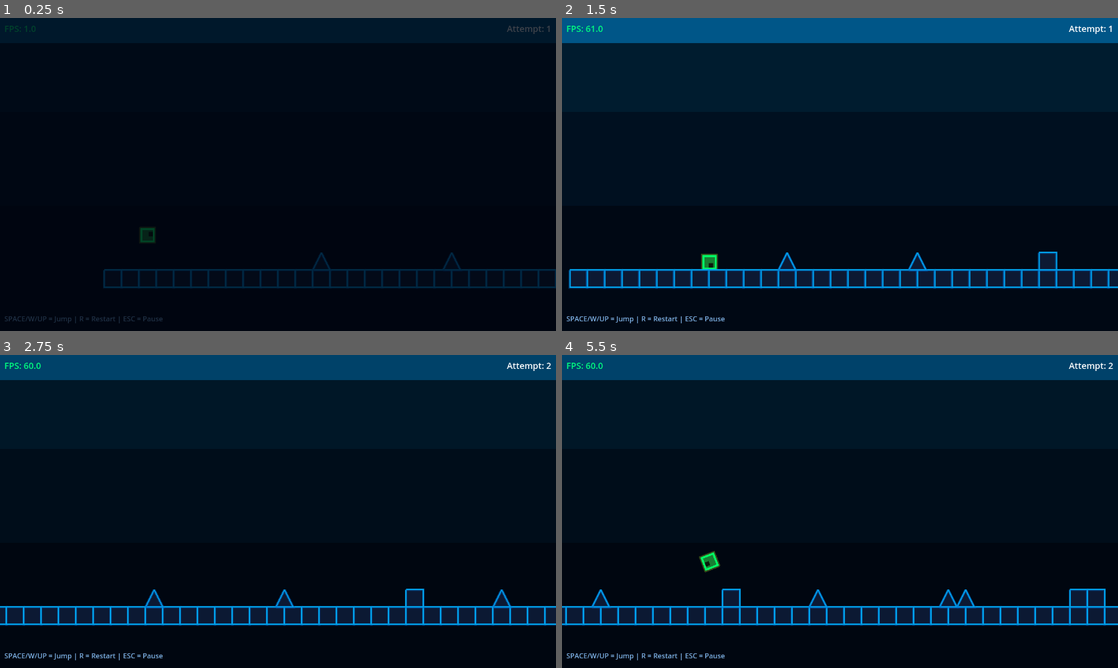
Above: before the commit, frames 1-4 (two rows, left to right).
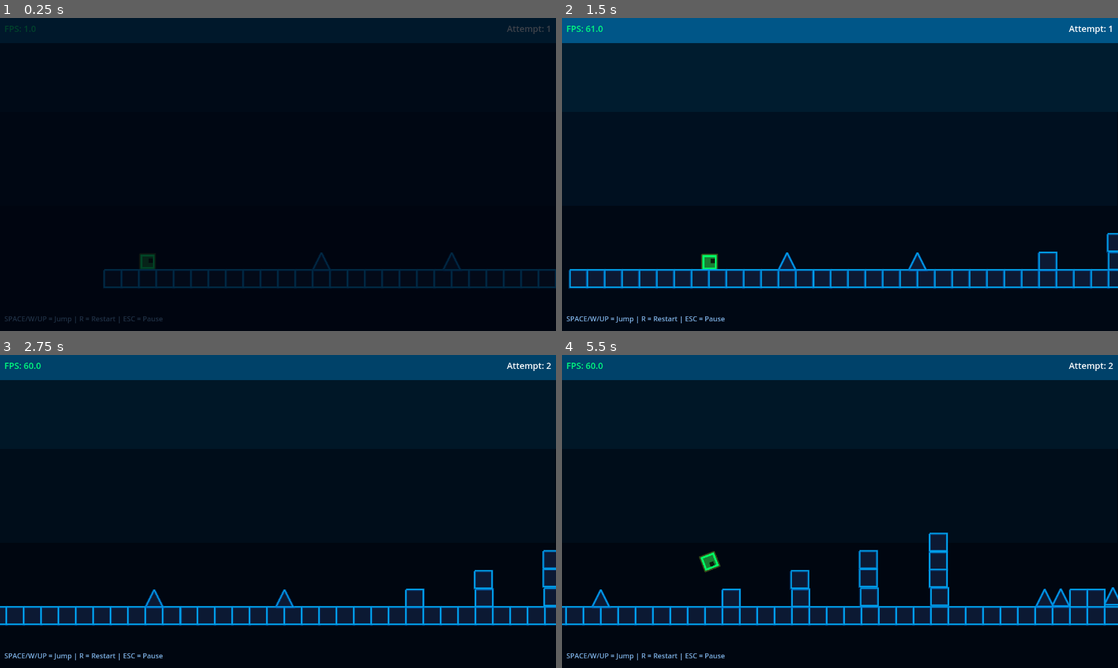
Above: after the commit, the same moments.

Repository: alxmrcktr/Geometry-Dash
Game: Godot game, scene res://scenes/main.tscn
Same seed, same stepped clock (60 frames per second), same inputs: the game is played once before the commit and once after it.
Inputs:
- Up to frame 1 (0.25 s): no input
- Up to frame 2 (1.5 s): click "Level 1 The Beginning ▶ PLAY" at 0.5 s
- Up to frame 3 (2.75 s): tap Space (jump) at 1.52, 2.27 s
- Up to frame 4 (5.5 s): tap Enter at 2.75 s; tap Space (jump) at 3.77, 4.52, 5.27 s

The runs differ from the first frame. In frame 1, 0.2% of the frame differs, in the area x 25-28%, y 67-81%; in frame 2, 0.3%; in frame 3, 1.0%; in frame 4, 2.6%, in the area x 25-100%, y 56-81%.

Commit message:
Update map

Diff:
--- a/game/scenes/main.tscn
+++ b/game/scenes/main.tscn
@@ -26,6 +26,8 @@
 anchors_preset = -1
 anchor_right = 1.0
 anchor_bottom = 0.6
+offset_left = -2.0
+offset_right = -2.0
 color = Color(0, 0.04, 0.1, 1)
 
 [node name="BGGradient3" type="ColorRect" parent="BackgroundLayer"]
@@ -41,7 +43,7 @@
 color = Color(0, 0.2, 0.4, 1)
 
 [node name="Player" parent="." instance=ExtResource("1_player")]
-position = Vector2(100, 500)
+position = Vector2(100, 561)
 
 [node name="Camera2D" type="Camera2D" parent="."]
 position = Vector2(640, 360)
@@ -124,7 +126,7 @@
 position = Vector2(540, 600)
 
 [node name="G15" parent="Ground" instance=ExtResource("3_ground")]
-position = Vector2(580, 600)
+position = Vector2(581, 600)
 
 [node name="G16" parent="Ground" instance=ExtResource("3_ground")]
 position = Vector2(620, 600)
@@ -259,16 +261,16 @@
 position = Vector2(2340, 600)
 
 [node name="G60" parent="Ground" instance=ExtResource("3_ground")]
-position = Vector2(2380, 600)
+position = Vector2(2384, 642)
 
 [node name="G61" parent="Ground" instance=ExtResource("3_ground")]
-position = Vector2(2420, 600)
+position = Vector2(2426, 644)
 
 [node name="G62" parent="Ground" instance=ExtResource("3_ground")]
-position = Vector2(2460, 600)
+position = Vector2(2467, 642)
 
 [node name="G63" parent="Ground" instance=ExtResource("3_ground")]
-position = Vector2(2500, 600)
+position = Vector2(2509, 641)
 
 [node name="G64" parent="Ground" instance=ExtResource("3_ground")]
 position = Vector2(2540, 600)
@@ -981,11 +983,29 @@
 [node name="G300" parent="Ground" instance=ExtResource("3_ground")]
 position = Vector2(11980, 600)
 
+[node name="G301" parent="Ground" instance=ExtResource("3_ground")]
+position = Vector2(2897, 556)
+
+[node name="G302" parent="Ground" instance=ExtResource("3_ground")]
+position = Vector2(2980, 600)
+
+[node name="G303" parent="Ground" instance=ExtResource("3_ground")]
+position = Vector2(2980, 600)
+
+[node name="G304" parent="Ground" instance=ExtResource("3_ground")]
+position = Vector2(3084, 493)
+
+[node name="G305" parent="Ground" instance=ExtResource("3_ground")]
+position = Vector2(3087, 449)
+
 [node name="Obstacles" type="Node2D" parent="."]
 
 [node name="S1" parent="Obstacles" instance=ExtResource("2_spike")]
 position = Vector2(500, 560)
 
+[node name="B2" parent="Obstacles" instance=ExtResource("3_ground")]
+position = Vector2(1260, 559)
+
 [node name="S2" parent="Obstacles" instance=ExtResource("2_spike")]
 position = Vector2(800, 560)
 
@@ -993,13 +1013,13 @@
 position = Vector2(1100, 560)
 
 [node name="S3" parent="Obstacles" instance=ExtResource("2_spike")]
-position = Vector2(1300, 560)
+position = Vector2(1979, 555)
 
 [node name="DS1a" parent="Obstacles" instance=ExtResource("2_spike")]
-position = Vector2(1600, 560)
+position = Vector2(1859, 558)
 
 [node name="DS1b" parent="Obstacles" instance=ExtResource("2_spike")]
-position = Vector2(1640, 560)
+position = Vector2(1822, 559)
 
 [node name="B2a" parent="Obstacles" instance=ExtResource("3_ground")]
 position = Vector2(1900, 560)
@@ -1008,22 +1028,24 @@
 position = Vector2(1940, 560)
 
 [node name="S4" parent="Obstacles" instance=ExtResource("2_spike")]
-position = Vector2(2200, 560)
+position = Vector2(2022, 558)
 
 [node name="Float1a" parent="Obstacles" instance=ExtResource("3_ground")]
-position = Vector2(2600, 520)
+position = Vector2(2184, 475)
 
 [node name="Float1b" parent="Obstacles" instance=ExtResource("3_ground")]
-position = Vector2(2640, 520)
+position = Vector2(2228, 475)
 
 [node name="Float1c" parent="Obstacles" instance=ExtResource("3_ground")]
-position = Vector2(2680, 520)
+position = Vector2(2271, 476)
 
 [node name="S5" parent="Obstacles" instance=ExtResource("2_spike")]
-position = Vector2(2900, 560)
+position = Vector2(3040, 454)
+rotation = -1.5707964
 
 [node name="S6" parent="Obstacles" instance=ExtResource("2_spike")]
-position = Vector2(3200, 560)
+position = Vector2(3038, 496)
+rotation = -1.5707964
 
 [node name="Stair1" parent="Obstacles" instance=ExtResource("3_ground")]
 position = Vector2(3600, 560)
@@ -1065,16 +1087,17 @@
 position = Vector2(4824, 480)
 
 [node name="S10" parent="Obstacles" instance=ExtResource("2_spike")]
-position = Vector2(5300, 560)
+position = Vector2(5459, 423)
+rotation = 3.1415927
 
 [node name="TS1a" parent="Obstacles" instance=ExtResource("2_spike")]
-position = Vector2(5600, 560)
+position = Vector2(5653, 559)
 
 [node name="TS1b" parent="Obstacles" instance=ExtResource("2_spike")]
-position = Vector2(5640, 560)
+position = Vector2(5697, 557)
 
 [node name="B3" parent="Obstacles" instance=ExtResource("3_ground")]
-position = Vector2(5900, 560)
+position = Vector2(6059, 558)
 
 [node name="TS2a" parent="Obstacles" instance=ExtResource("2_spike")]
 position = Vector2(6100, 560)
@@ -1089,10 +1112,10 @@
 position = Vector2(6600, 560)
 
 [node name="Tower1b" parent="Obstacles" instance=ExtResource("3_ground")]
-position = Vector2(6609, 930)
+position = Vector2(1258, 517)
 
 [node name="Tower1c" parent="Obstacles" instance=ExtResource("3_ground")]
-position = Vector2(6601, 966)
+position = Vector2(1418, 557)
 
 [node name="Float5a" parent="Obstacles" instance=ExtResource("3_ground")]
 position = Vector2(6785, 461)
@@ -1104,10 +1127,11 @@
 position = Vector2(6872, 459)
 
 [node name="S12" parent="Obstacles" instance=ExtResource("2_spike")]
-position = Vector2(6742, 880)
+position = Vector2(2155, 1417)
 
 [node name="S13" parent="Obstacles" instance=ExtResource("2_spike")]
-position = Vector2(7200, 560)
+position = Vector2(7696, 393)
+rotation = 3.1415927
 
 [node name="Hop1a" parent="Obstacles" instance=ExtResource("3_ground")]
 position = Vector2(7500, 560)
@@ -1119,19 +1143,16 @@
 position = Vector2(7700, 520)
 
 [node name="Hop2b" parent="Obstacles" instance=ExtResource("3_ground")]
-position = Vector2(7740, 520)
+position = Vector2(7742, 520)
 
 [node name="Hop3a" parent="Obstacles" instance=ExtResource("3_ground")]
-position = Vector2(7900, 560)
+position = Vector2(7894, 560)
 
 [node name="Hop3b" parent="Obstacles" instance=ExtResource("3_ground")]
-position = Vector2(7940, 560)
-
-[node name="S14" parent="Obstacles" instance=ExtResource("2_spike")]
-position = Vector2(8200, 560)
+position = Vector2(8022, 556)
 
 [node name="S15" parent="Obstacles" instance=ExtResource("2_spike")]
-position = Vector2(8400, 560)
+position = Vector2(8372, 554)
 
 [node name="DS2a" parent="Obstacles" instance=ExtResource("2_spike")]
 position = Vector2(8600, 560)
@@ -1145,11 +1166,8 @@
 [node name="B4b" parent="Obstacles" instance=ExtResource("3_ground")]
 position = Vector2(8940, 560)
 
-[node name="B4c" parent="Obstacles" instance=ExtResource("3_ground")]
-position = Vector2(8983, 520)
-
 [node name="S16" parent="Obstacles" instance=ExtResource("2_spike")]
-position = Vector2(9200, 560)
+position = Vector2(9396, 560)
 
 [node name="Float6a" parent="Obstacles" instance=ExtResource("3_ground")]
 position = Vector2(9400, 520)
@@ -1198,13 +1216,222 @@
 
 [node name="S23" parent="Obstacles" instance=ExtResource("2_spike")]
 position = Vector2(11800, 560)
+
+[node name="B4" parent="Obstacles" instance=ExtResource("3_ground")]
+position = Vector2(1577, 431)
+
+[node name="B7" parent="Obstacles" instance=ExtResource("3_ground")]
+position = Vector2(1577, 474)
+
+[node name="B8" parent="Obstacles" instance=ExtResource("3_ground")]
+position = Vector2(1453, 1303)
+
+[node name="B9" parent="Obstacles" instance=ExtResource("3_ground")]
+position = Vector2(1540, 1319)
+
+[node name="B10" parent="Obstacles" instance=ExtResource("3_ground")]
+position = Vector2(1416, 471)
+
+[node name="B11" parent="Obstacles" instance=ExtResource("3_ground")]
+position = Vector2(1416, 513)
+
+[node name="B12" parent="Obstacles" instance=ExtResource("3_ground")]
+position = Vector2(1100, 560)
+
+[node name="Float1c2" parent="Obstacles" instance=ExtResource("3_ground")]
+position = Vector2(2271, 476)
+
+[node name="Float1c3" parent="Obstacles" instance=ExtResource("3_ground")]
+position = Vector2(2271, 476)
+
+[node name="Float1c4" parent="Obstacles" instance=ExtResource("3_ground")]
+position = Vector2(2271, 476)
+
+[node name="Float1c5" parent="Obstacles" instance=ExtResource("3_ground")]
+position = Vector2(2271, 476)
+
+[node name="Float1c6" parent="Obstacles" instance=ExtResource("3_ground")]
+position = Vector2(2271, 476)
+
+[node name="Float1c7" parent="Obstacles" instance=ExtResource("3_ground")]
+position = Vector2(2271, 476)
+
+[node name="Float1c8" parent="Obstacles" instance=ExtResource("3_ground")]
+position = Vector2(2271, 476)
+
+[node name="Float1c9" parent="Obstacles" instance=ExtResource("3_ground")]
+position = Vector2(2435, 475)
+
+[node name="Float1c10" parent="Obstacles" instance=ExtResource("3_ground")]
+position = Vector2(2395, 475)
+
+[node name="Float1c11" parent="Obstacles" instance=ExtResource("3_ground")]
+position = Vector2(2353, 476)
+
+[node name="Float1c12" parent="Obstacles" instance=ExtResource("3_ground")]
+position = Vector2(2313, 476)
+
+[node name="S24" parent="Obstacles" instance=ExtResource("2_spike")]
+position = Vector2(2397, 518)
+rotation = 3.1415927
+
+[node name="S25" parent="Obstacles" instance=ExtResource("2_spike")]
+position = Vector2(2358, 516)
+rotation = 3.1415927
+
+[node name="S26" parent="Obstacles" instance=ExtResource("2_spike")]
+position = Vector2(2311, 517)
+rotation = 3.1415927
+
+[node name="S27" parent="Obstacles" instance=ExtResource("2_spike")]
+position = Vector2(2271, 516)
+rotation = 3.1415927
+
+[node name="S28" parent="Obstacles" instance=ExtResource("2_spike")]
+position = Vector2(2225, 518)
+rotation = 3.1415927
+
+[node name="S29" parent="Obstacles" instance=ExtResource("2_spike")]
+position = Vector2(2183, 518)
+rotation = 3.1415927
+
+[node name="S30" parent="Obstacles" instance=ExtResource("2_spike")]
+position = Vector2(2439, 519)
+rotation = 3.1415927
+
+[node name="B13" parent="Obstacles" instance=ExtResource("3_ground")]
+position = Vector2(6021, 558)
+
+[node name="B14" parent="Obstacles" instance=ExtResource("3_ground")]
+position = Vector2(5985, 558)
+
+[node name="B15" parent="Obstacles" instance=ExtResource("3_ground")]
+position = Vector2(5941, 556)
+
+[node name="B16" parent="Obstacles" instance=ExtResource("3_ground")]
+position = Vector2(5899, 1288)
+
+[node name="B17" parent="Obstacles" instance=ExtResource("3_ground")]
+position = Vector2(5900, 555)
+
+[node name="B18" parent="Obstacles" instance=ExtResource("3_ground")]
+position = Vector2(5900, 373)
+
+[node name="B19" parent="Obstacles" instance=ExtResource("3_ground")]
+position = Vector2(5460, 378)
+
+[node name="B20" parent="Obstacles" instance=ExtResource("3_ground")]
+position = Vector2(5459, 559)
+
+[node name="S31" parent="Obstacles" instance=ExtResource("2_spike")]
+position = Vector2(7696, 392)
+rotation = 3.1415927
+
+[node name="S32" parent="Obstacles" instance=ExtResource("2_spike")]
+position = Vector2(7782, 391)
+rotation = 3.1415927
+
+[node name="S33" parent="Obstacles" instance=ExtResource("2_spike")]
+position = Vector2(7738, 392)
+rotation = 3.1415927
+
+[node name="Hop1b2" parent="Obstacles" instance=ExtResource("3_ground")]
+position = Vector2(8180, 519)
+
+[node name="Hop1b3" parent="Obstacles" instance=ExtResource("3_ground")]
+position = Vector2(8180, 559)
+
+[node name="Hop1b4" parent="Obstacles" instance=ExtResource("3_ground")]
+position = Vector2(8024, 515)
+
+[node name="Hop1b5" parent="Obstacles" instance=ExtResource("3_ground")]
+position = Vector2(7778, 348)
+
+[node name="Hop1b6" parent="Obstacles" instance=ExtResource("3_ground")]
+position = Vector2(7736, 348)
+
+[node name="Hop1b7" parent="Obstacles" instance=ExtResource("3_ground")]
+position = Vector2(7696, 349)
+
+[node name="Hop1b8" parent="Obstacles" instance=ExtResource("3_ground")]
+position = Vector2(7782, 520)
+
+[node name="Hop1b9" parent="Obstacles" instance=ExtResource("3_ground")]
+position = Vector2(7540, 560)
+
+[node name="Hop1b10" parent="Obstacles" instance=ExtResource("3_ground")]
+position = Vector2(7540, 560)
+
+[node name="Hop1b11" parent="Obstacles" instance=ExtResource("3_ground")]
+position = Vector2(7540, 560)
+
+[node name="Hop1b12" parent="Obstacles" instance=ExtResource("3_ground")]
+position = Vector2(8328, 427)
+
+[node name="Hop1b13" parent="Obstacles" instance=ExtResource("3_ground")]
+position = Vector2(8259, 1318)
+
+[node name="Hop1b14" parent="Obstacles" instance=ExtResource("3_ground")]
+position = Vector2(8327, 559)
+
+[node name="Hop1b15" parent="Obstacles" instance=ExtResource("3_ground")]
+position = Vector2(8181, 479)
+
+[node name="Hop1b16" parent="Obstacles" instance=ExtResource("3_ground")]
+position = Vector2(7540, 560)
+
+[node name="S14" parent="Obstacles" instance=ExtResource("2_spike")]
+position = Vector2(5900, 417)
+rotation = 3.1415927
+
+[node name="S34" parent="Obstacles" instance=ExtResource("2_spike")]
+position = Vector2(5459, 423)
+rotation = 3.1415927
+
+[node name="B21" parent="Obstacles" instance=ExtResource("3_ground")]
+position = Vector2(1580, 556)
+
+[node name="B22" parent="Obstacles" instance=ExtResource("3_ground")]
+position = Vector2(1577, 514)
+
+[node name="DS2a2" parent="Obstacles" instance=ExtResource("2_spike")]
+position = Vector2(9020, 557)
+
+[node name="DS2a3" parent="Obstacles" instance=ExtResource("2_spike")]
+position = Vector2(8327, 336)
+rotation = -1.5707964
+
+[node name="DS2a4" parent="Obstacles" instance=ExtResource("2_spike")]
+position = Vector2(8326, 381)
+rotation = -1.5707964
+
+[node name="Hop1b17" parent="Obstacles" instance=ExtResource("3_ground")]
+position = Vector2(8327, 559)
+
+[node name="Hop1b18" parent="Obstacles" instance=ExtResource("3_ground")]
+position = Vector2(8371, 336)
+
+[node name="Hop1b19" parent="Obstacles" instance=ExtResource("3_ground")]
+position = Vector2(8372, 379)
+
+[node name="Hop1b20" parent="Obstacles" instance=ExtResource("3_ground")]
+position = Vector2(8374, 427)
+
+[node name="DS2b2" parent="Obstacles" instance=ExtResource("2_spike")]
+position = Vector2(8977, 556)
+
+[node name="DS2b3" parent="Obstacles" instance=ExtResource("2_spike")]
+position = Vector2(8817, 557)
+
+[node name="DS2b4" parent="Obstacles" instance=ExtResource("2_spike")]
+position = Vector2(9447, 556)
 
 [node name="S12" parent="." instance=ExtResource("2_spike")]
 position = Vector2(6872, 503)
 rotation = -3.1415927
 
 [node name="S12" parent="S12" instance=ExtResource("2_spike")]
-position = Vector2(359.00003, -447.99997)
+position = Vector2(4727, -917.9996)
 rotation = -3.1415927
 
 [node name="S13" parent="." instance=ExtResource("2_spike")]
@@ -1228,3 +1455,6 @@
 
 [node name="S9" parent="S9/S9/S9" instance=ExtResource("2_spike")]
 position = Vector2(-127, 3)
+
+[node name="DS2b" parent="." instance=ExtResource("2_spike")]
+position = Vector2(8855, 557)
